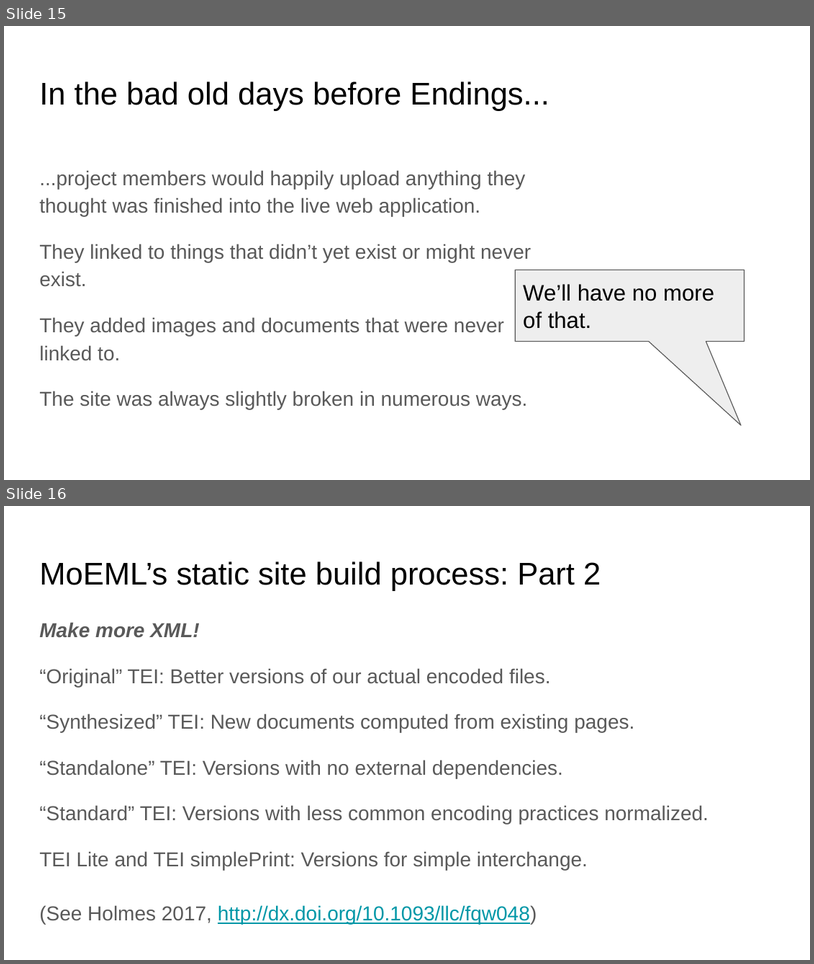
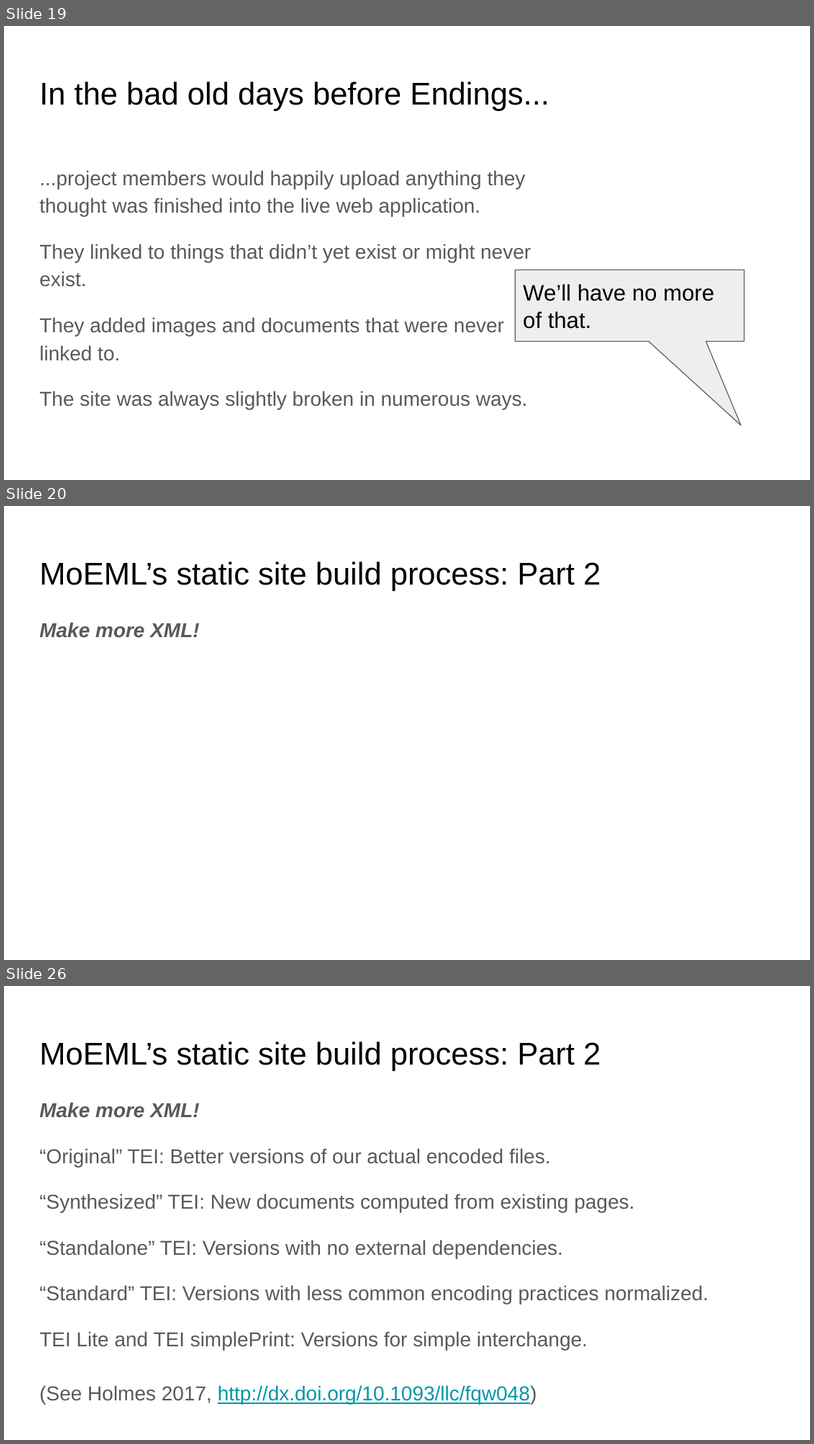
Before and after one commit to projectEndings/Endings, a slide deck: presentations/tei_2019/thePrefabricatedWebsite.odp. Shown one above the other, each under a label of ours: slides 15 and 16 before the commit, slides 19, 20 and 26 after it; the slides between them are not shown. The pictures are 814x964 and 814x1444 pixels, drawn with LibreOffice and Linux fonts; fonts in the diff are those of the drawing; background and template pictures are left out. Boxes give left, top, right and bottom in pixels: in the first picture for what was removed or moved away, otherwise in the second. Text is boxed around its words. In the diff, an @@ line names an element or a change of style, - is before the commit and + after.

```diff
--- a/presentations/tei_2019/thePrefabricatedWebsite.odp
+++ b/presentations/tei_2019/thePrefabricatedWebsite.odp
@@ slide 20 added at (x1=4, y1=506, x2=810, y2=960), background #FFFFFF @@
@@ title added at (x1=39, y1=561, x2=601, y2=591), 28 pt, text #000000 @@
+MoEML’s static site build process: Part 2
@@ text added at (x1=39, y1=622, x2=199, y2=638), 18 pt, text #595959, bold, italic @@
+Make more XML!
@@ what was slide 15 is now slide 19 @@
@@ what was slide 16 is now slide 26 @@
```
Also in this commit, not shown: 4 slides changed, 14 other slides added, 2 other files.
